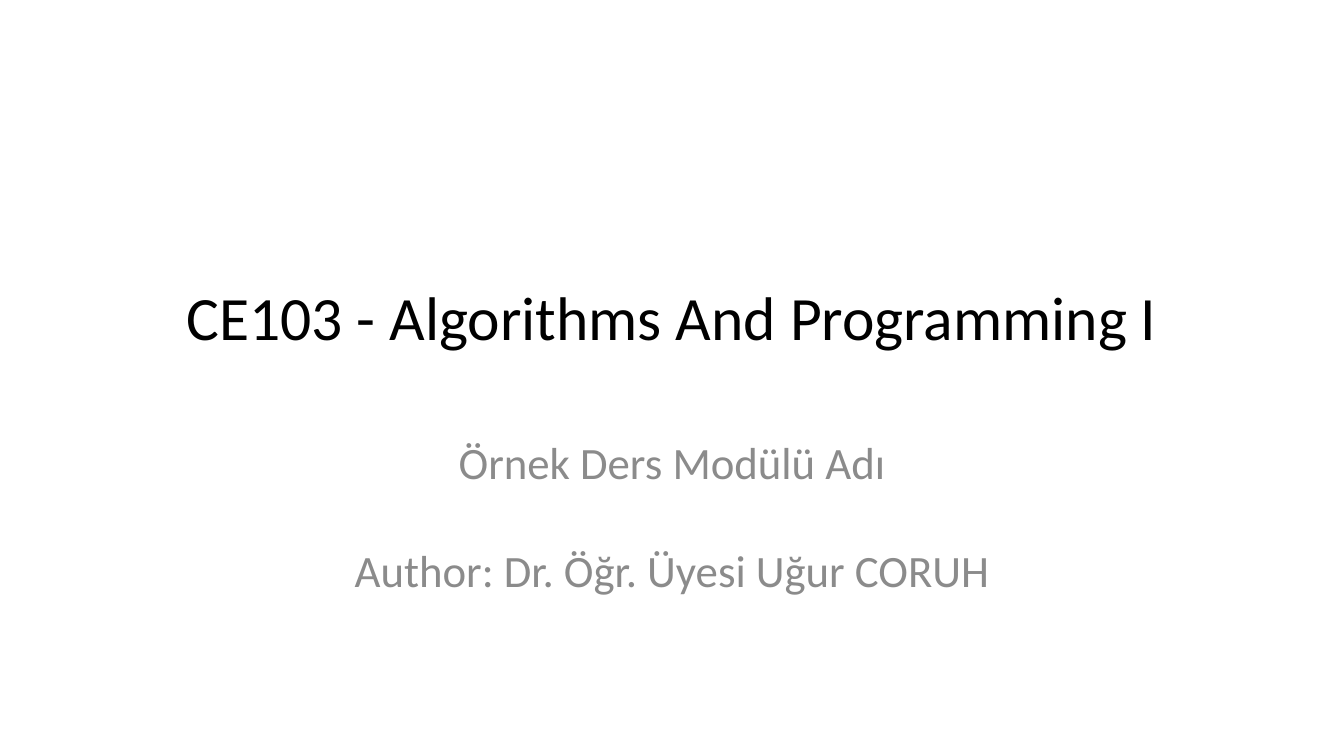
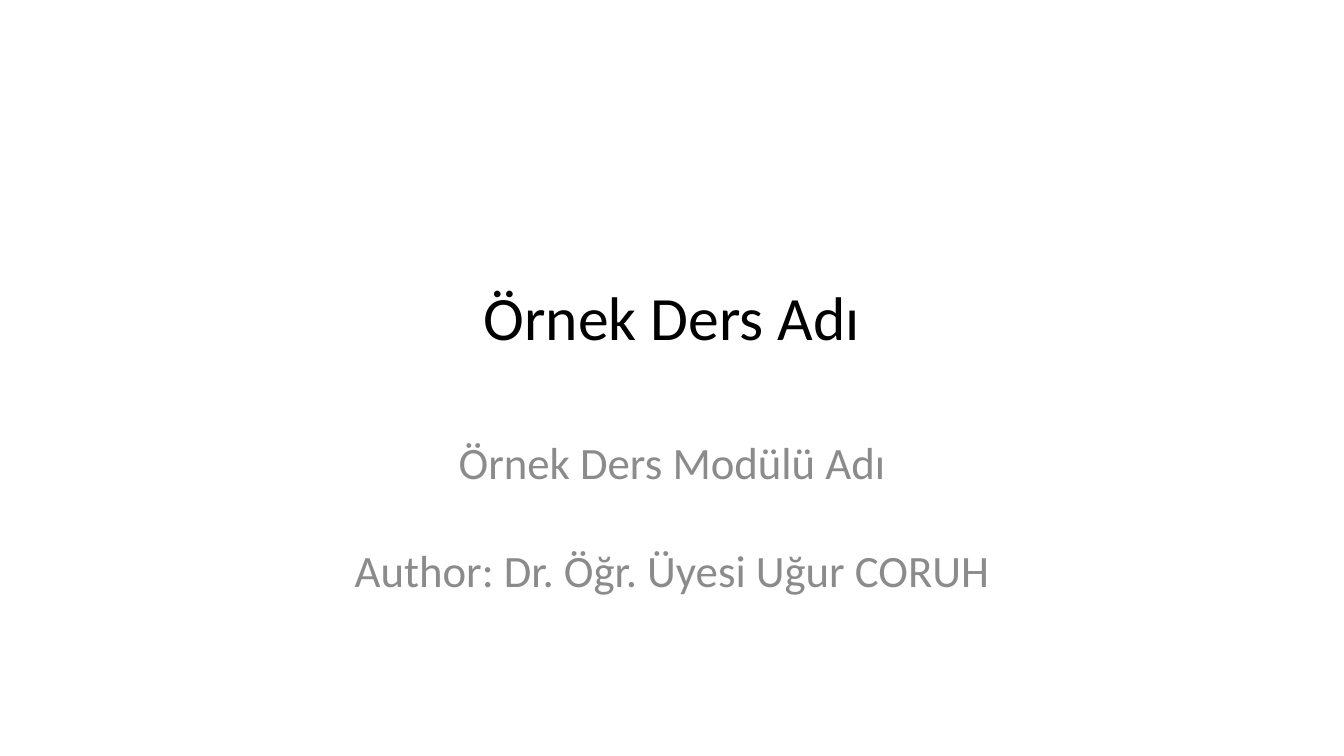
Before and after one commit to ucoruh/course-note-template, a slide deck: slide 1 of docs/week-1/week-1.tr.md_word.pptx. Drawn at 1344x756 pixels with LibreOffice and Linux fonts; fonts in the diff are those of the drawing. Boxes give left, top, right and bottom in pixels: in the first picture for what was removed or moved away, otherwise in the second. Text is boxed around its words. In the diff, an @@ line names an element or a change of style, - is before the commit and + after.

```diff
--- a/docs/week-1/week-1.tr.md_word.pptx
+++ b/docs/week-1/week-1.tr.md_word.pptx
@@ title at (x1=484, y1=290, x2=860, y2=341): text changed @@
-CE103 - Algorithms And Programming I
+Örnek Ders Adı
```
Also in this commit, not shown: 4 other slides changed, 3 other files.
